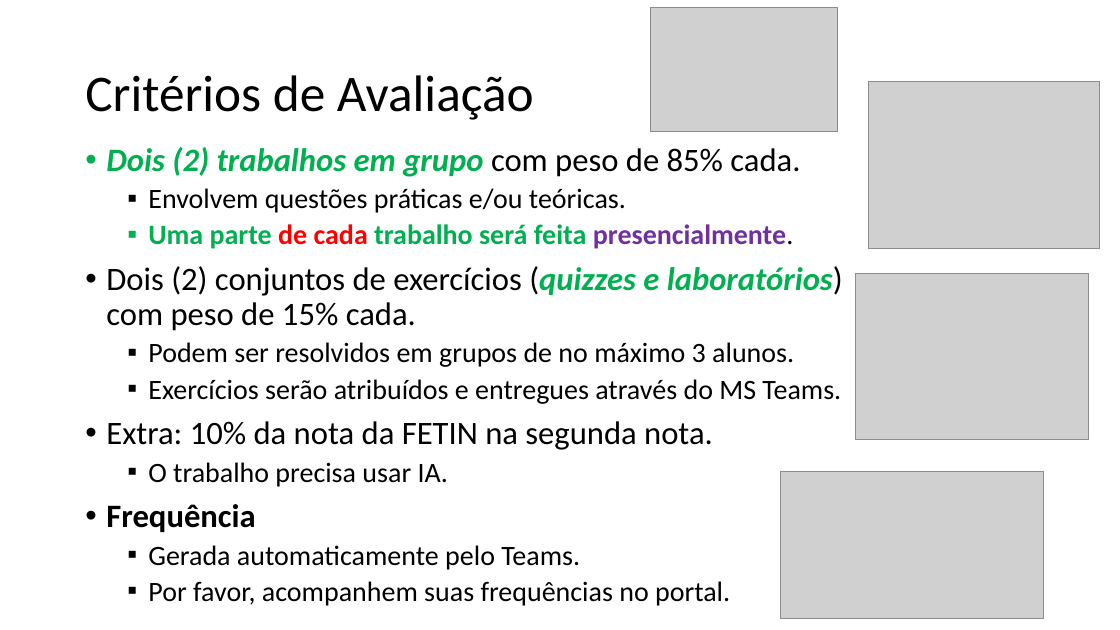
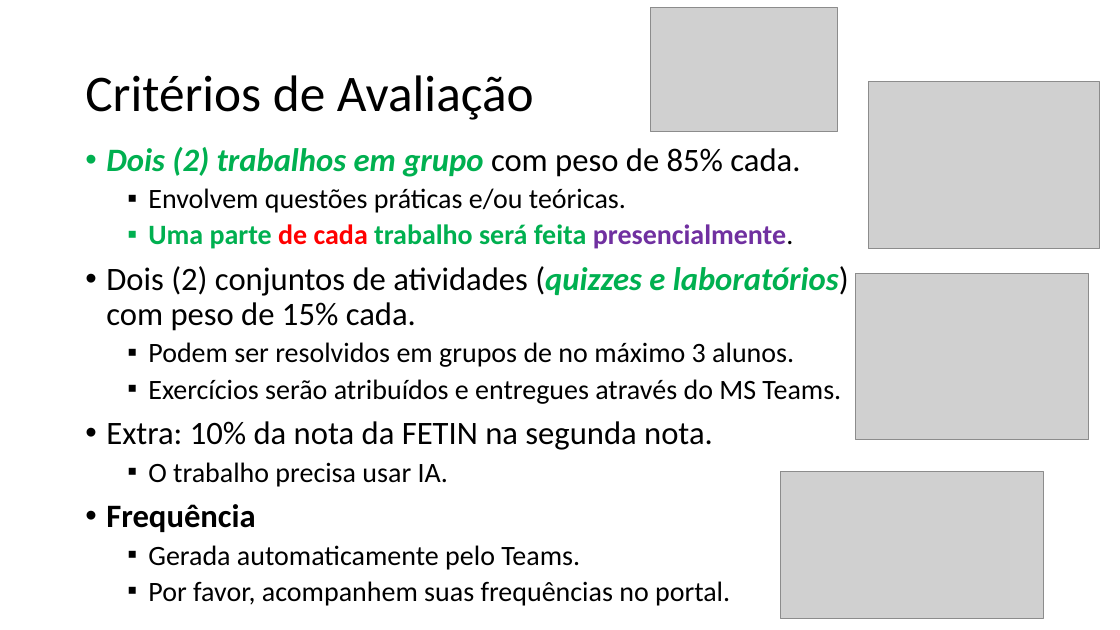
Before and after one commit to zz4fap/t320_aprendizado_de_maquina, a slide deck: slide 4 of slides/T320_Classificação (Parte I).pptx. Drawn at 1120x630 pixels with LibreOffice and Linux fonts; fonts in the diff are those of the drawing; grey boxes stand for pictures. Boxes give left, top, right and bottom in pixels: in the first picture for what was removed or moved away, otherwise in the second. Text is boxed around its words. In the diff, an @@ line names an element or a change of style, - is before the commit and + after.

Commit message:
new slides

```diff
--- a/slides/T320_Classificação (Parte I).pptx
+++ b/slides/T320_Classificação (Parte I).pptx
@@ text at <box>106,266,849,331</box>: text changed @@
-• Dois (2) conjuntos de exercícios (quizzes e laboratórios) com peso de 15% cada.
+• Dois (2) conjuntos de atividades (quizzes e laboratórios) com peso de 15% cada.
```
Also in this commit, not shown: 4 other slides changed, 3 slides added, 1 other file.
